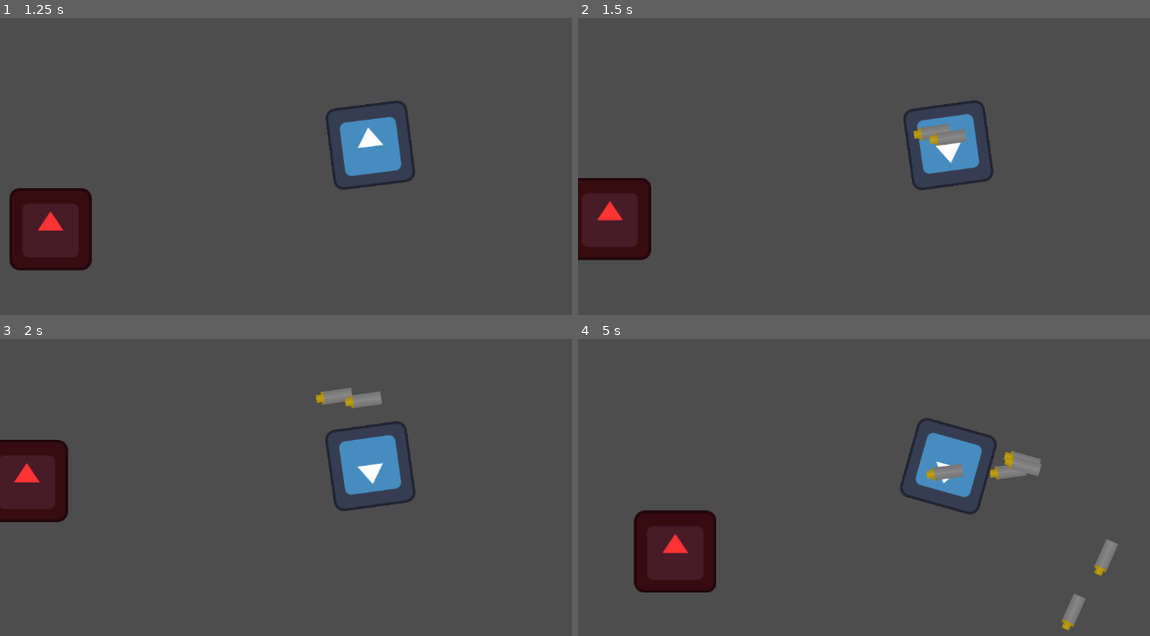
Above: before the commit, frames 1-4 (two rows, left to right).
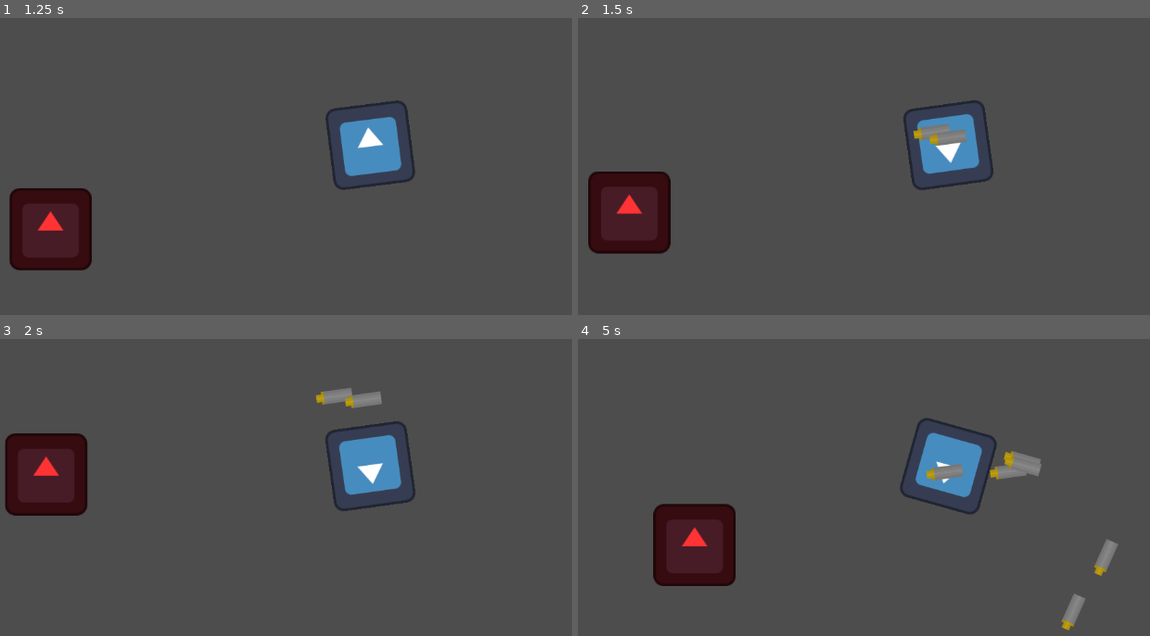
Above: after the commit, the same moments.

Repository: Do-Good-Games/MaskGameTest
Game: Godot game, scene res://testLevel.tscn
Same seed, same stepped clock (60 frames per second), same inputs: the game is played once before the commit and once after it. The engine's default icon, where the game draws it, is replaced by a stand-in: a white triangle on a blue panel in a dark square.
Inputs (mouse positions are in pixels of both pictures, inside the frame that each line leads up to):
- Up to frame 1 (1.25 s): tap Enter at 0.5 s; move the mouse to (531, 124) at 0.52 s; press the mouse at (531, 124) at 0.53 s; hold D (right) from 0.53 s (still down)
- Up to frame 2 (1.5 s): move the mouse to (801, 166) at 1.27 s; release D (right) at 1.28 s; release the mouse at (801, 166) at 1.28 s; hold S (down) from 1.28 s (still down); click (801, 166) at 1.35 s
- Up to frame 3 (2 s): keep holding S (down)
- Up to frame 4 (5 s): move the mouse to (1024, 374) at 2.02 s; release S (down) at 2.03 s; press the mouse at (1024, 374) at 2.03 s; hold D (right) 2.03-2.78 s; move the mouse to (909, 549) at 2.77 s; release the mouse at (909, 549) at 2.78 s; hold W (up) 2.78-3.53 s; click (909, 549) at 2.85 s; move the mouse to (outside the picture) at 3.52 s; press the mouse at (outside the picture) at 3.53 s; hold A (left) from 3.53 s (still down); move the mouse to (726, 404) at 4.27 s; release the mouse at (726, 404) at 4.28 s; click (726, 404) at 4.35 s

Frame 1 is identical in both runs. In frame 2, 2.4% of the frame differs, in the area x 0-17%, y 51-82%; in frame 3, 2.1%; in frame 4, 2.9%, in the area x 9-28%, y 55-86%.

Commit message:
gameManager created and implemented

Diff:
--- a/Character/BobbyCharacter.gd
+++ b/Character/BobbyCharacter.gd
@@ -43,3 +43,5 @@
 	else:
 		velocity = velocity.lerp(Vector2.ZERO, friction)
 	move_and_slide()
+	game_manager.playerx = self.position.x
+	game_manager.playery = self.position.y
--- a/Character/bobby_collectable.gd
+++ b/Character/bobby_collectable.gd
@@ -17,7 +17,9 @@
 
 func activate_gravity(delta: float) -> void:
 	print("active gravity")
-	position += position.direction_to(position + Vector2(200,200)) * 200 * delta
+	print(game_manager.playerx)
+	print(game_manager.playery)
+	position += position.direction_to(Vector2(game_manager.playerx,game_manager.playery)) * 2000 * delta
 
 func _on_body_entered(body: Node2D) -> void:
 	print(body)
--- /dev/null
+++ b/game_manager.gd
@@ -0,0 +1,5 @@
+extends Node
+var playerx
+var playery
+
+#make slots for the lanters the players hold
--- a/project.godot
+++ b/project.godot
@@ -18,6 +18,7 @@
 [autoload]
 
 LayerController="*uid://b01gwbcmrrl47"
+game_manager="*uid://qtkuwev62jat"
 
 [debug]
 
Not shown, added: game_manager.gd.uid
